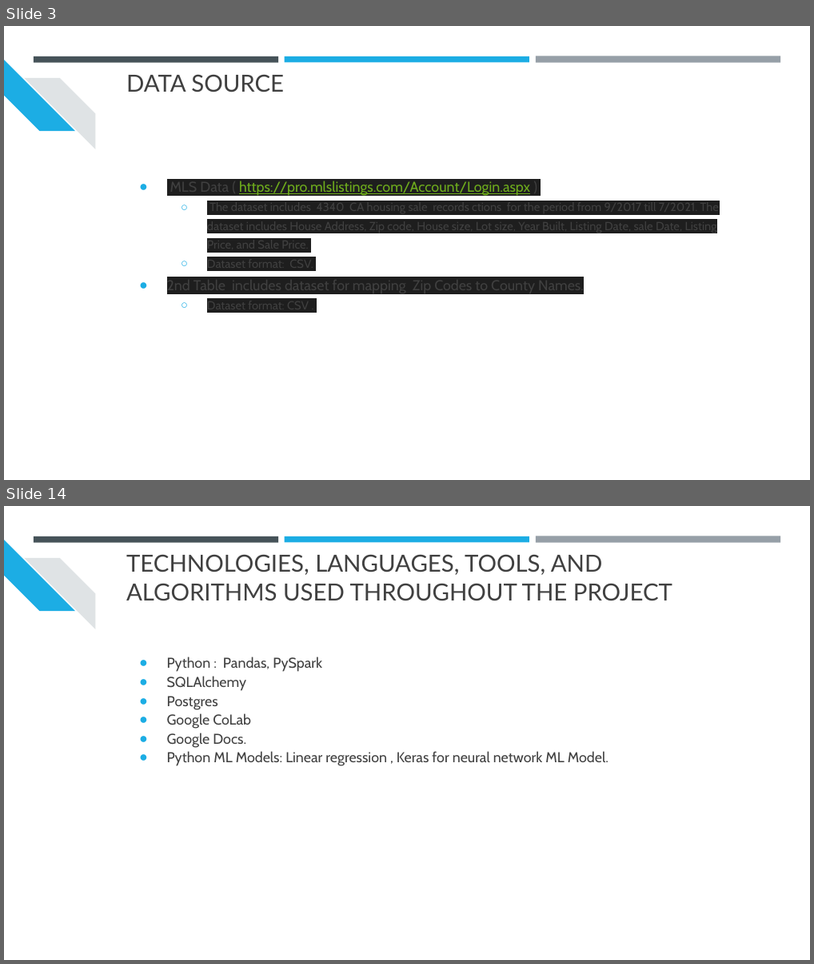
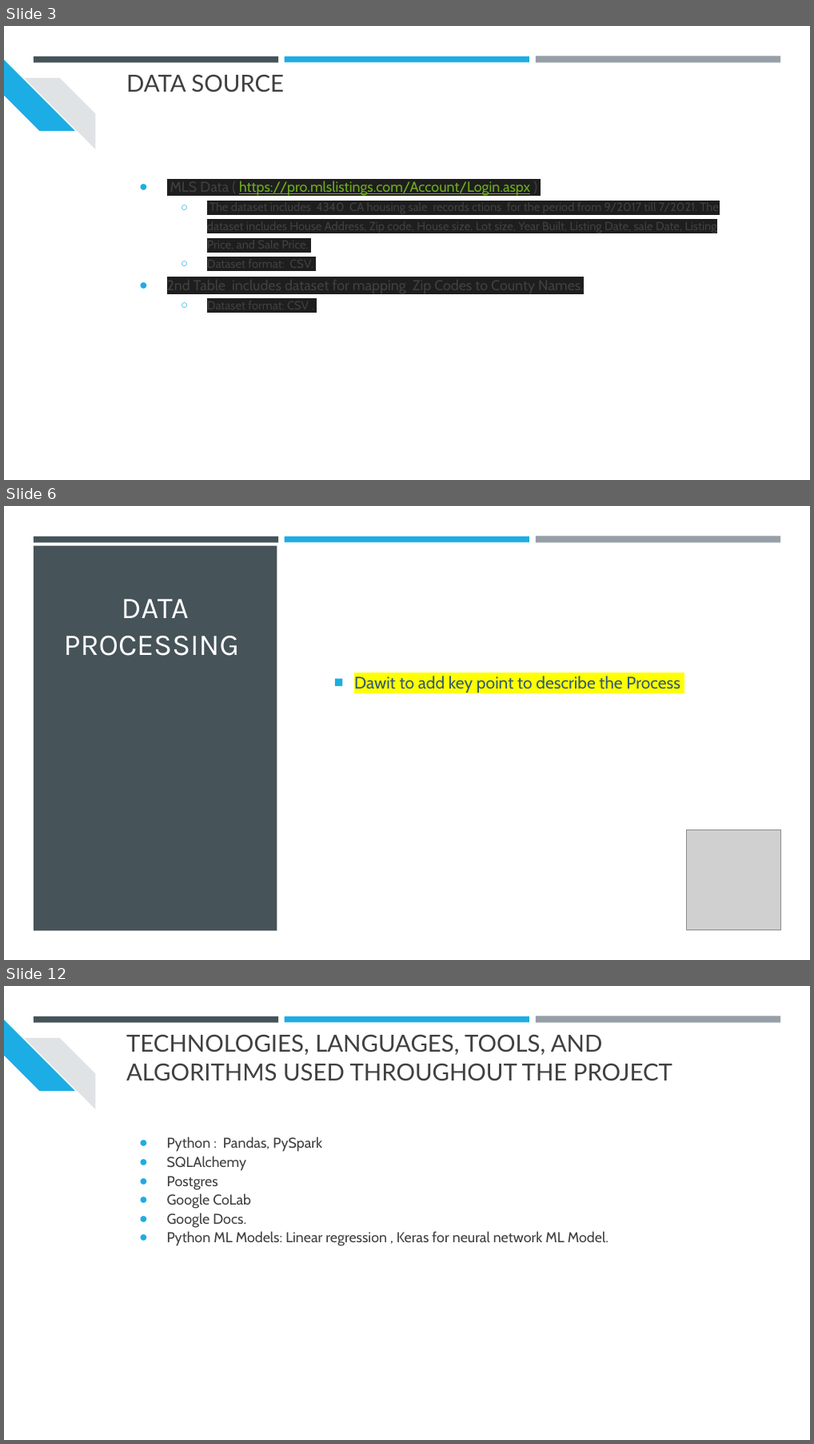
Before and after one commit to srthirum1/Final_Group_Project, a slide deck: Final_Project/CA Housing Prices Analysis.pptx. Shown one above the other, each under a label of ours: slides 3 and 14 before the commit, slides 3, 6 and 12 after it; the slides between them are not shown. The pictures are 814x964 and 814x1444 pixels, drawn with LibreOffice and Linux fonts; fonts in the diff are those of the drawing; grey boxes stand for pictures. Boxes give left, top, right and bottom in pixels: in the first picture for what was removed or moved away, otherwise in the second. Text is boxed around its words. In the diff, an @@ line names an element or a change of style, - is before the commit and + after.

```diff
--- a/Final_Project/CA Housing Prices Analysis.pptx
+++ b/Final_Project/CA Housing Prices Analysis.pptx
@@ slide 6 added at (4, 506, 810, 960), background #FFFFFF; not listed: 3 template elements that a slide beside it also shows @@
@@ rectangle added at (34, 546, 278, 931), fill #465359 @@
@@ title added at (64, 599, 239, 656), 36 pt, text #FFFFFF @@
+DATA PROCESSING
@@ text added at (354, 676, 681, 692), 20 pt, text #335B74 @@
+■ Dawit to add key point to describe the Process
@@ picture added at (687, 830, 781, 929) @@
@@ what was slide 14 is now slide 12 @@
```
Also in this commit, not shown: 8 slides changed, 1 other slide added, 1 slide removed, 1 other file.
